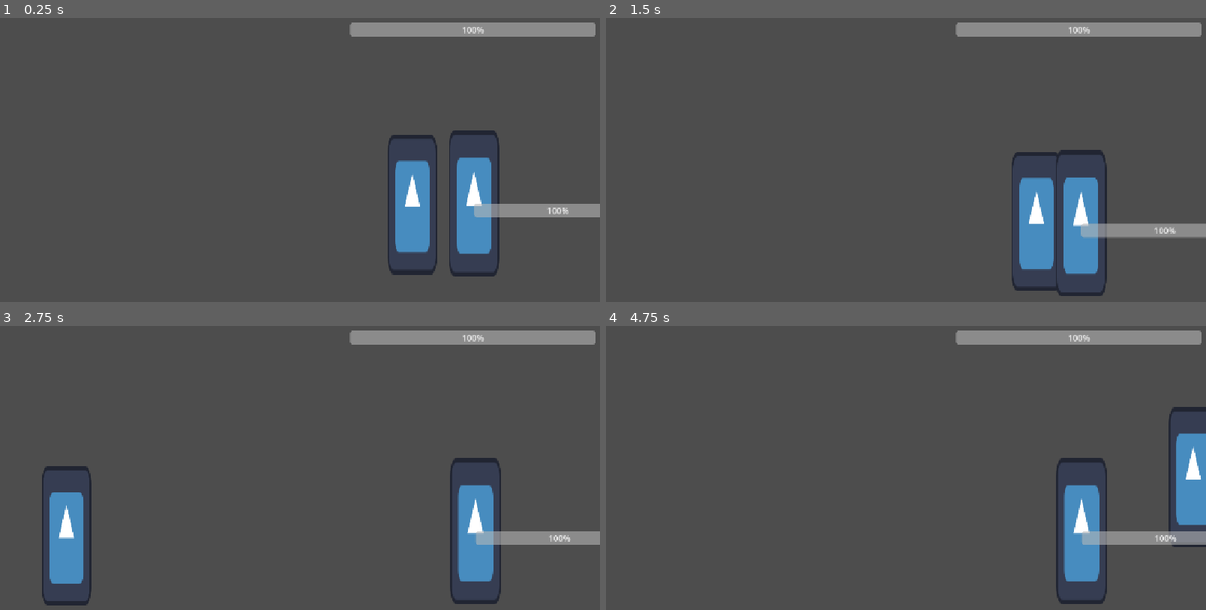
Above: before the commit, frames 1-4 (two rows, left to right).
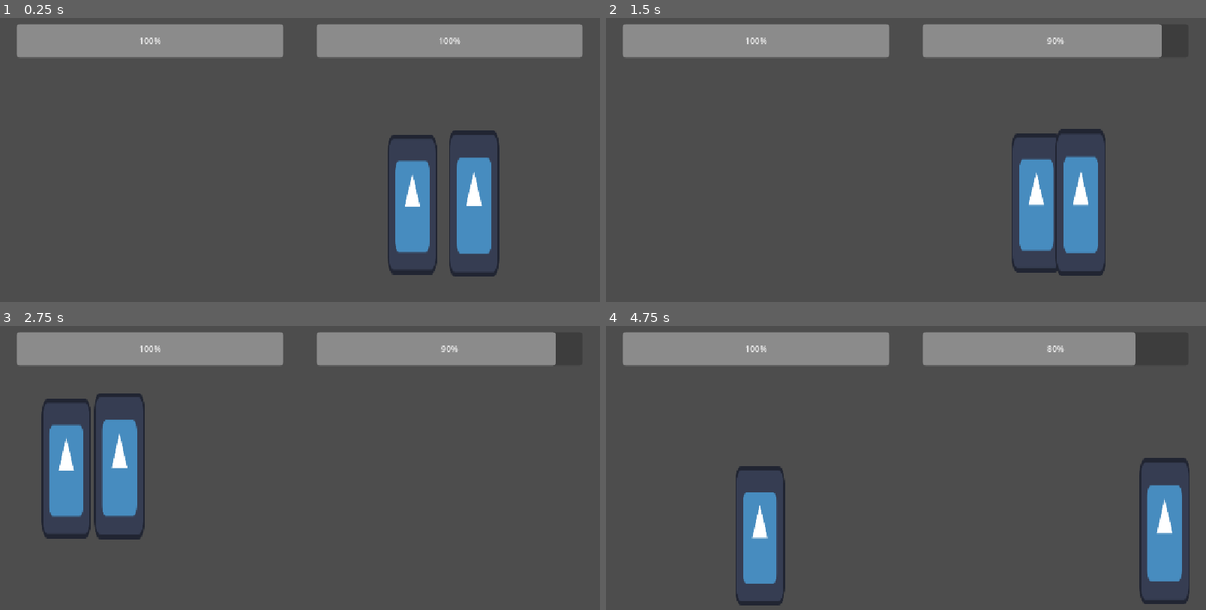
Above: after the commit, the same moments.

Repository: notfroogs/Sardine-Studio
Game: Godot game, scene res://scenes/fighter_main.tscn
The game is run twice, just before and just after one commit, with the same random seed, the same clock (stepped at 60 frames per second) and the same inputs. The project has no main scene, so this scene is started directly. The engine's default icon, where the game draws it, is replaced by a stand-in: a white triangle on a blue panel in a dark square.
Inputs:
- Up to frame 1 (0.25 s): no input
- Up to frame 2 (1.5 s): tap Enter (ui_accept) at 0.5 s; hold Right (move_right) from 0.53 s (still down); tap Down (crouch) at 0.6 s; tap Space (jump) at 0.77 s; tap X (attack) at 1.35 s
- Up to frame 3 (2.75 s): tap Space (jump) at 1.52 s; tap Down (crouch) at 1.55, 2.1 s; release Right (move_right) at 2.03 s; hold Left (move_left) from 2.03 s (still down)
- Up to frame 4 (4.75 s): release Left (move_left) at 2.78 s; hold Right (move_right) 2.78-4.28 s; tap Down (crouch) at 2.85, 3.8, 4.35 s; tap Space (jump) at 3.02, 3.77, 4.52 s; hold X (attack) 3.53-4.28 s; hold Left (move_left) from 4.28 s (still down)

The runs differ from the first frame. In frame 1, 10% of the frame differs, in the area x 2-100%, y 1-71%; in frame 2, 13%; in frame 3, 18%, in the area x 2-100%, y 1-99%; in frame 4, 18%.

Commit message:
knock back + flip collision shape

Diff:
--- a/sardine-studio/scenes/enemy_hp_bar.tscn
+++ /dev/null
@@ -1,12 +0,0 @@
-[gd_scene load_steps=2 format=3 uid="uid://b8v6mwwwyiqnn"]
-
-[ext_resource type="Script" uid="uid://7shsy8no8wlw" path="res://scripts/enemy_hp_bar.gd" id="1_eplwb"]
-
-[node name="enemyHPBar" type="ProgressBar"]
-anchors_preset = -1
-anchor_right = 0.3168403
-anchor_bottom = 0.041666668
-size_flags_horizontal = 4
-value = 100.0
-script = ExtResource("1_eplwb")
-metadata/_edit_use_anchors_ = true
--- a/sardine-studio/scenes/enemy_placeholder.tscn
+++ b/sardine-studio/scenes/enemy_placeholder.tscn
@@ -7,9 +7,11 @@
 
 [sub_resource type="CircleShape2D" id="CircleShape2D_hsqvu"]
 
+[sub_resource type="RectangleShape2D" id="RectangleShape2D_muyt2"]
+size = Vector2(10.81357, 20)
+
 [sub_resource type="RectangleShape2D" id="RectangleShape2D_hsqvu"]
-
-[sub_resource type="RectangleShape2D" id="RectangleShape2D_muyt2"]
+size = Vector2(28.127457, 6.6173325)
 
 [node name="enemy placeholder" type="CharacterBody2D"]
 script = ExtResource("1_yo5jk")
@@ -23,6 +25,17 @@
 scale = Vector2(4.3958254, 3.5520175)
 shape = SubResource("CircleShape2D_hsqvu")
 
+[node name="hurtbox" type="Area2D" parent="."]
+scale = Vector2(1.8754647, 0.8973774)
+collision_mask = 2
+script = ExtResource("3_hsqvu")
+
+[node name="CollisionShape2D" type="CollisionShape2D" parent="hurtbox"]
+position = Vector2(-0.7998028, 0)
+scale = Vector2(4.0926075, 13.545076)
+shape = SubResource("RectangleShape2D_muyt2")
+debug_color = Color(0.30283797, 0.49597198, 1, 0.41960785)
+
 [node name="hitBox" type="Area2D" parent="."]
 scale = Vector2(0.34088573, 0.8235163)
 collision_layer = 4
@@ -30,21 +43,13 @@
 script = ExtResource("3_muyt2")
 
 [node name="CollisionShape2D" type="CollisionShape2D" parent="hitBox"]
-scale = Vector2(11.732889, 14.640734)
+position = Vector2(-152.54378, -24.286102)
+scale = Vector2(11.732893, 14.640739)
 shape = SubResource("RectangleShape2D_hsqvu")
 debug_color = Color(0.9785754, 0.021099798, 0.38234228, 0.41960785)
 
-[node name="hurtbox" type="Area2D" parent="."]
-scale = Vector2(1.8754647, 0.8973774)
-collision_mask = 2
-script = ExtResource("3_hsqvu")
-
-[node name="CollisionShape2D" type="CollisionShape2D" parent="hurtbox"]
-scale = Vector2(4.0926075, 13.545079)
-shape = SubResource("RectangleShape2D_muyt2")
-debug_color = Color(0.30283797, 0.49597198, 1, 0.41960785)
-
 [node name="enemybar" type="ProgressBar" parent="."]
+visible = false
 offset_right = 321.0
 offset_bottom = 27.0
 value = 100.0
--- a/sardine-studio/scenes/fighter_main.tscn
+++ b/sardine-studio/scenes/fighter_main.tscn
@@ -3,7 +3,7 @@
 [ext_resource type="PackedScene" uid="uid://bfudmbw4otc20" path="res://scenes/fighter_player.tscn" id="1_3atyq"]
 [ext_resource type="Script" uid="uid://sjifelgbl0rp" path="res://scripts/fighter_main.gd" id="1_ln0nl"]
 [ext_resource type="PackedScene" uid="uid://ca03l6ss6iv6b" path="res://scenes/enemy_placeholder.tscn" id="3_wqw35"]
-[ext_resource type="PackedScene" uid="uid://b8v6mwwwyiqnn" path="res://scenes/enemy_hp_bar.tscn" id="4_f3bfk"]
+[ext_resource type="PackedScene" uid="uid://cmtlvunxru0nq" path="res://scenes/main_ui.tscn" id="4_f3bfk"]
 
 [sub_resource type="WorldBoundaryShape2D" id="WorldBoundaryShape2D_nn4mn"]
 
@@ -22,10 +22,8 @@
 [node name="enemy placeholder" parent="." instance=ExtResource("3_wqw35")]
 position = Vector2(910, 324)
 
-[node name="enemyHPBar" parent="." instance=ExtResource("4_f3bfk")]
-offset_left = 672.0
-offset_top = 29.0
-offset_right = 1144.0
-offset_bottom = 56.0
+[node name="CanvasLayer" type="CanvasLayer" parent="."]
+
+[node name="main ui" parent="CanvasLayer" instance=ExtResource("4_f3bfk")]
 
 [connection signal="player_hit" from="fighterPlayer" to="enemy placeholder" method="_on_fighter_player_player_hit"]
--- a/sardine-studio/scenes/fighter_player.tscn
+++ b/sardine-studio/scenes/fighter_player.tscn
@@ -7,9 +7,10 @@
 
 [sub_resource type="CircleShape2D" id="CircleShape2D_0lss2"]
 
+[sub_resource type="RectangleShape2D" id="RectangleShape2D_aguh1"]
+
 [sub_resource type="RectangleShape2D" id="RectangleShape2D_2fflx"]
-
-[sub_resource type="RectangleShape2D" id="RectangleShape2D_aguh1"]
+size = Vector2(34.65639, 6.2820873)
 
 [node name="fighterPlayer" type="CharacterBody2D"]
 scale = Vector2(0.749997, 0.652906)
@@ -25,17 +26,8 @@
 scale = Vector2(5.891369, 3.6148765)
 shape = SubResource("CircleShape2D_0lss2")
 
-[node name="hitBox" type="Area2D" parent="."]
-collision_layer = 2
-script = ExtResource("3_7mfel")
-
-[node name="CollisionShape2D" type="CollisionShape2D" parent="hitBox"]
-position = Vector2(1.333339, 0)
-scale = Vector2(4.21799, 17.554071)
-shape = SubResource("RectangleShape2D_2fflx")
-debug_color = Color(0.98538, 0, 0.33896047, 0.41960785)
-
 [node name="hurtbox" type="Area2D" parent="."]
+scale = Vector2(1.0000001, 1)
 collision_layer = 8
 collision_mask = 4
 script = ExtResource("4_l45v4")
@@ -44,6 +36,16 @@
 scale = Vector2(5.309578, 19.48306)
 shape = SubResource("RectangleShape2D_aguh1")
 
+[node name="hitBox" type="Area2D" parent="."]
+collision_layer = 2
+script = ExtResource("3_7mfel")
+
+[node name="CollisionShape2D" type="CollisionShape2D" parent="hitBox"]
+position = Vector2(32.24361, -24.505821)
+scale = Vector2(4.2179914, 17.554071)
+shape = SubResource("RectangleShape2D_2fflx")
+debug_color = Color(0.98538, 0, 0.33896047, 0.41960785)
+
 [node name="StateMachine" type="Node2D" parent="."]
 
 [connection signal="body_entered" from="hitBox" to="." method="_on_area_2d_body_entered"]
--- /dev/null
+++ b/sardine-studio/scenes/main_ui.tscn
@@ -0,0 +1,33 @@
+[gd_scene load_steps=2 format=3 uid="uid://cmtlvunxru0nq"]
+
+[ext_resource type="Script" uid="uid://bh3q605jpso30" path="res://scripts/main_ui.gd" id="1_fnul3"]
+
+[node name="main ui" type="Control"]
+layout_mode = 3
+anchors_preset = 15
+anchor_right = 1.0
+anchor_bottom = 1.0
+grow_horizontal = 2
+grow_vertical = 2
+script = ExtResource("1_fnul3")
+
+[node name="enemyhpbar" type="ProgressBar" parent="."]
+layout_mode = 1
+anchors_preset = -1
+anchor_left = 0.5277778
+anchor_top = 0.049382716
+anchor_right = 0.9704861
+anchor_bottom = 0.14814813
+value = 50.0
+metadata/_edit_use_anchors_ = true
+
+[node name="playerhpbar" type="ProgressBar" parent="."]
+layout_mode = 1
+anchors_preset = -1
+anchor_left = 0.027777778
+anchor_top = 0.049382716
+anchor_right = 0.4722222
+anchor_bottom = 0.14814813
+value = 50.0
+fill_mode = 1
+metadata/_edit_use_anchors_ = true
--- a/sardine-studio/scripts/enemy_placeholder.gd
+++ b/sardine-studio/scripts/enemy_placeholder.gd
@@ -37,12 +37,14 @@
 func take_dammage(amount:int) -> void:
 	if hit == true:
 		print("Enemy dammage: ", amount)
-		progress_bar.value -= amount
+		#make this part work in the ui
+		get_parent().get_node("CanvasLayer/main ui/enemyhpbar").value -= amount
 	if hit == false:
-		null
+		return
 
 #func _win() -> void:
-	if progress_bar.value == 0.0:
+#make this work in the ui
+	if get_parent().get_node("CanvasLayer/main ui/enemyhpbar").value == 0.0:
 		print("win")
 		get_tree().reload_current_scene()
 
@@ -53,6 +55,7 @@
 		print("nohitbox")
 	elif in_hit_box == true:
 		take_dammage(10)
+		velocity.y = JUMP_VELOCITY
 
 
 func _on_hit_box_area_entered(_area: HurtBox) -> void:
--- a/sardine-studio/scripts/fighter_player.gd
+++ b/sardine-studio/scripts/fighter_player.gd
@@ -24,8 +24,8 @@
 	if Input.is_action_just_pressed("jump") and is_on_floor():
 		velocity.y = JUMP_VELOCITY
 	#down faster
-	if Input.is_action_just_pressed("crouch") and not is_on_floor():
-		pass
+	if Input.is_action_just_pressed("crouch") and is_on_floor():
+		print("down")
 
 
 	# Get the input direction and handle the movement/deceleration.
--- /dev/null
+++ b/sardine-studio/scripts/main_ui.gd
@@ -0,0 +1,16 @@
+extends Control
+
+@onready var enemyHp: ProgressBar = $enemyhpbar
+@onready var playerHp: ProgressBar = $playerhpbar
+# Called when the node enters the scene tree for the first time.
+func _ready() -> void:
+	enemyHp.value = 100
+	playerHp.value = 100
+	if enemyHp.value == 0.0:
+		print("win")
+		get_tree().reload_current_scene()
+
+
+# Called every frame. 'delta' is the elapsed time since the previous frame.
+func _process(delta: float) -> void:
+	pass
Not shown, added: sardine-studio/scripts/main_ui.gd.uid
Not shown, added: sardine-studio/scenes/Screen Recording 2026-02-06 at 3.41.32 PM.mov
